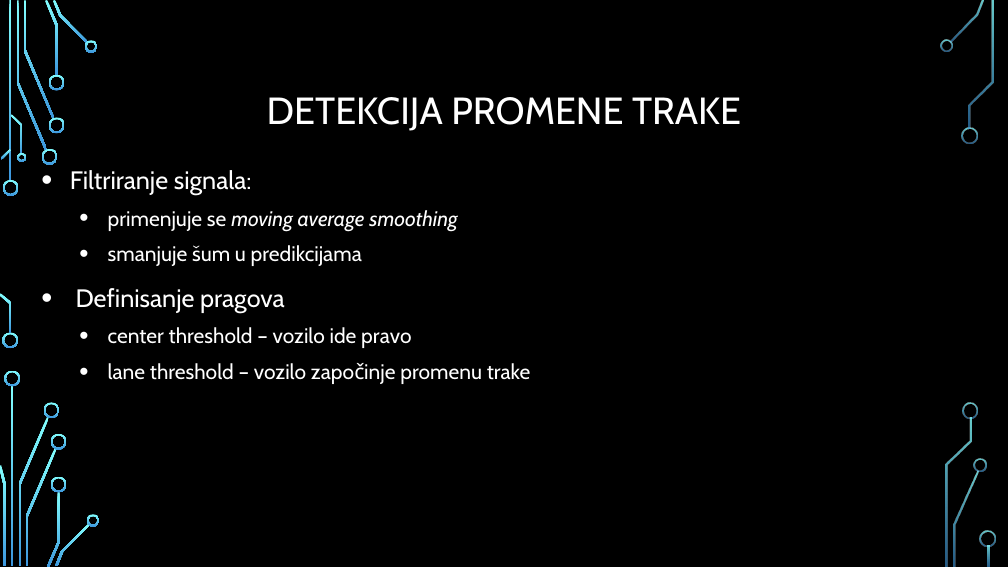
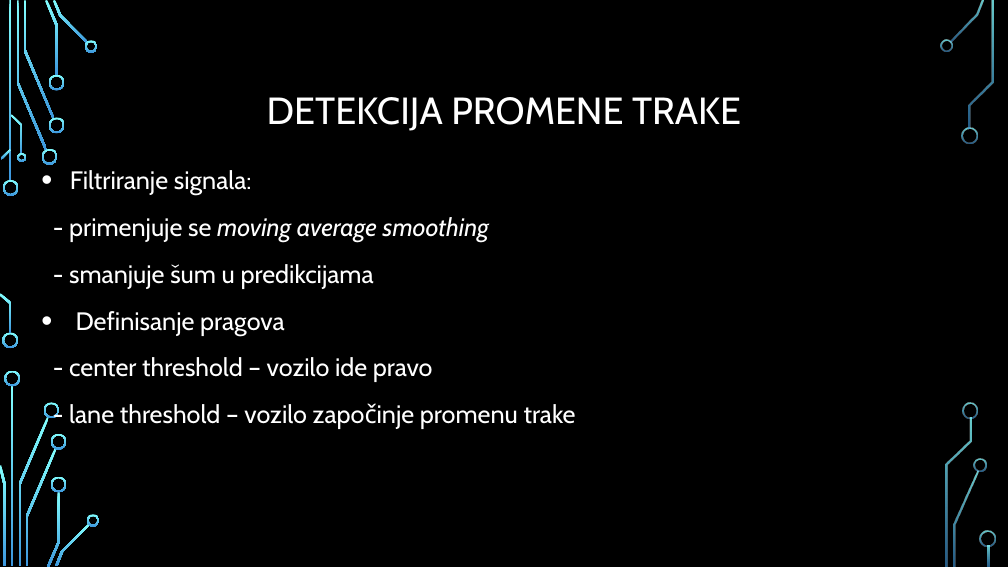
Before and after one commit to jglintic/duboko_ucenje, a slide deck: slide 12 of dubuko_ucenje_projekat_ppt.pptx (slide 11 before the commit). Drawn at 1008x567 pixels with LibreOffice and Linux fonts; fonts in the diff are those of the drawing; background and template pictures are left out. Boxes give left, top, right and bottom in pixels: in the first picture for what was removed or moved away, otherwise in the second. Text is boxed around its words. In the diff, an @@ line names an element or a change of style, - is before the commit and + after.

```diff
--- a/dubuko_ucenje_projekat_ppt.pptx
+++ b/dubuko_ucenje_projekat_ppt.pptx
@@ text at (69, 217, 489, 289): text changed; size 20 to 24 pt @@
-  • primenjuje se moving average smoothing
-  • smanjuje šum u predikcijama
+- primenjuje se moving average smoothing
+- smanjuje šum u predikcijama
@@ text at (69, 357, 576, 429): text changed; size 20 to 24 pt @@
-  • center threshold – vozilo ide pravo
-  • lane threshold – vozilo započinje promenu trake
+- center threshold – vozilo ide pravo
+- lane threshold – vozilo započinje promenu trake
```
Also in this commit, not shown: 15 other slides changed, 1 slide added, 1 slide removed, 2 other files.
